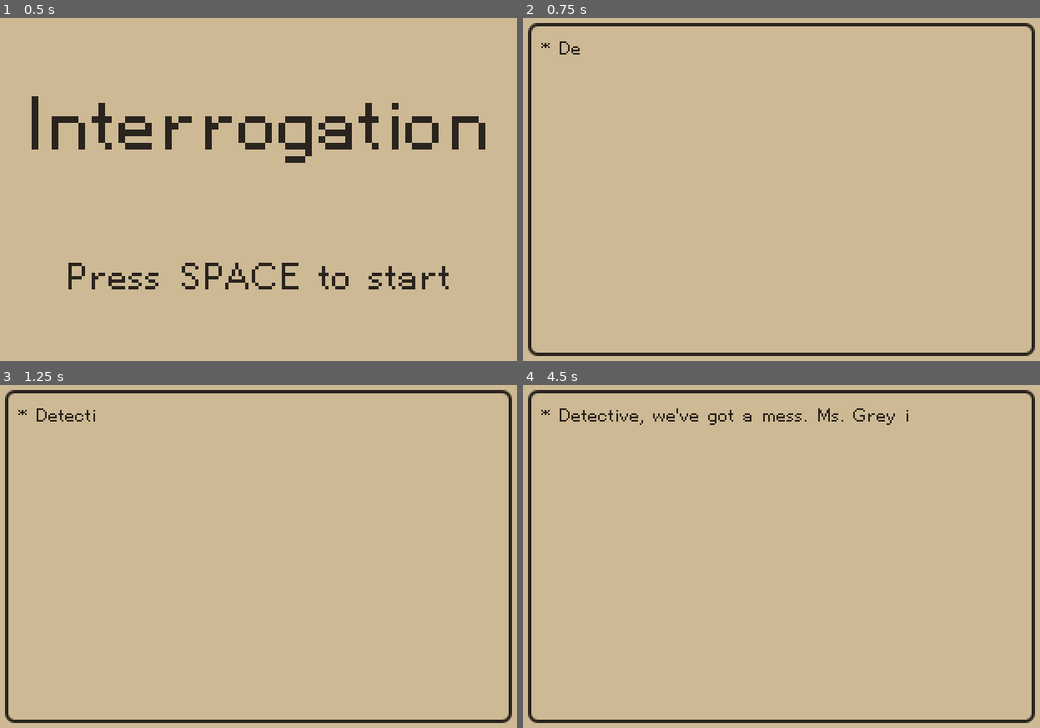
Above: before the commit, frames 1-4 (two rows, left to right).
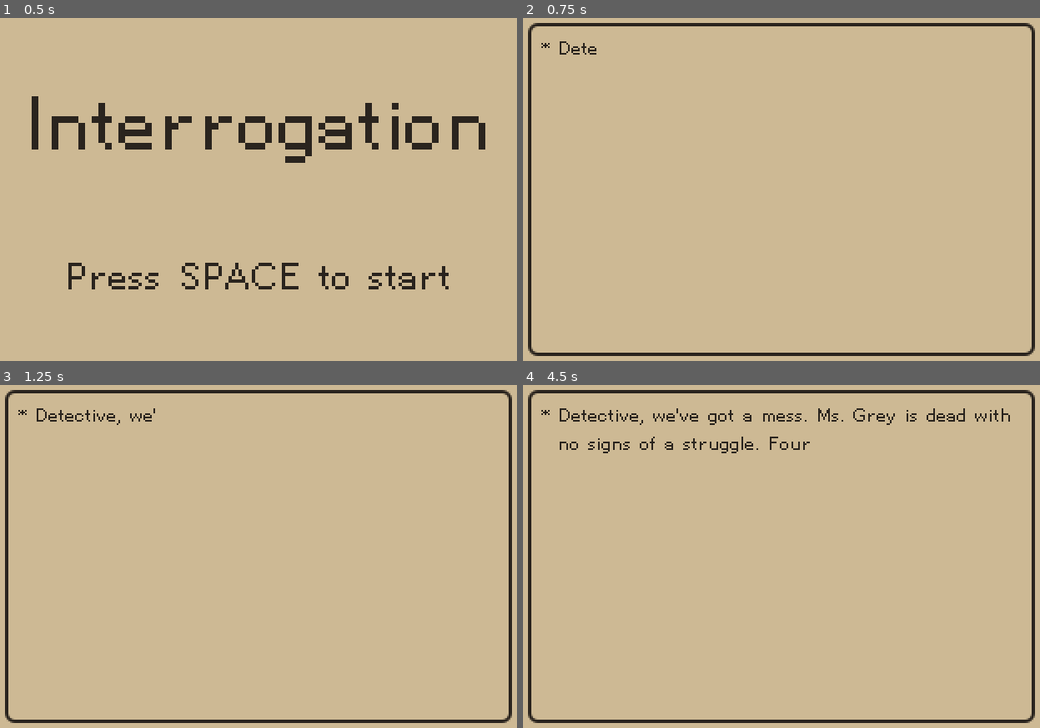
Above: after the commit, the same moments.

Repository: hkattt/game-off-2024
Game: Godot game, scene res://scenes/start_menu.tscn
Two runs of this game, one before a commit and one after it. Both use one fixed random seed, a clock stepped at 60 frames per second and the inputs below. Sound files missing from this copy of the repository are replaced by a short silence.
Inputs:
- Up to frame 1 (0.5 s): no input
- Up to frame 2 (0.75 s): tap Space at 0.5 s; hold Right (ui_right) from 0.53 s (still down)
- Up to frame 3 (1.25 s): keep holding Right (ui_right); tap Enter (ui_accept) at 0.77 s
- Up to frame 4 (4.5 s): tap Enter (ui_accept) at 1.52, 2, 2.75, 3.02, 3.77 s; release Right (ui_right) at 2.03 s; hold Left (ui_left) 2.03-2.78 s; hold Right (ui_right) 2.78-4.28 s; hold Left (ui_left) from 4.28 s (still down)

Frame 1 is identical in both runs. In frame 2, less than 0.1% of the frame differs, in the area x 11-15%, y 7-11%; in frame 3, less than 0.1%; in frame 4, 0.6%, in the area x 7-95%, y 6-20%.

Commit message:
Speeding up text

Diff:
--- a/game-off-2024/scenes/story.gd
+++ b/game-off-2024/scenes/story.gd
@@ -5,7 +5,7 @@
 const game_scene: PackedScene = preload("res://scenes/game.tscn")
 
 var story_text: String
-var read_timer: float = 40.0
+var read_timer: float = 30.0
 
 func _ready() -> void:
 	load_story("res://assets/story-introduction.txt")
--- a/game-off-2024/scripts/interview.gd
+++ b/game-off-2024/scripts/interview.gd
@@ -26,6 +26,8 @@
 	text_box.set_text(dialogue_manager.get_opening_line())
 	instantiate_character()
 	instantiate_minigame(level)
+	# Sleep for 5 seconds
+	await get_tree().create_timer(5).timeout
 
 # Called every frame. 'delta' is the elapsed time since the previous frame.
 func _process(delta: float) -> void:
--- a/game-off-2024/scripts/text_box.gd
+++ b/game-off-2024/scripts/text_box.gd
@@ -1,6 +1,6 @@
 extends MarginContainer
 
-const CHARACTER_READ_RATE: float = 0.1
+const CHARACTER_READ_RATE: float = 0.05
 
 @onready var start_symbol: Label                 = $MarginContainer/HBoxContainer/Start
 @onready var text: Label                         = $MarginContainer/HBoxContainer/Text
